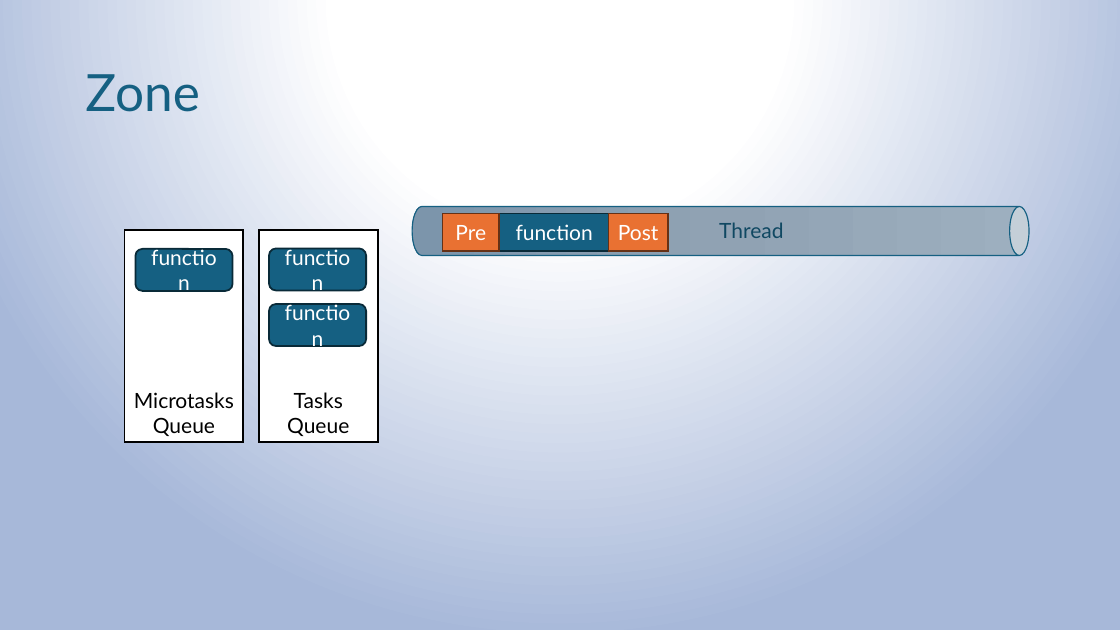
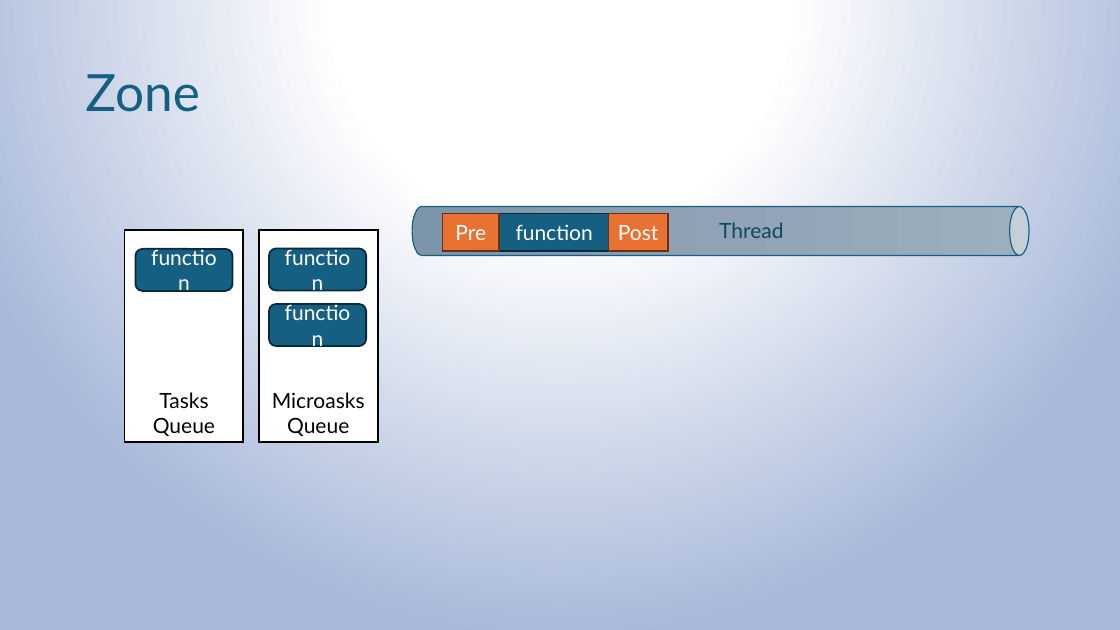
Before and after one commit to kobi-hari-udemy/angular-signals, a slide deck: slide 3 of slides/change detection.pptx (slide 2 before the commit). Drawn at 1120x630 pixels with LibreOffice and Linux fonts; fonts in the diff are those of the drawing. Boxes give left, top, right and bottom in pixels: in the first picture for what was removed or moved away, otherwise in the second. Text is boxed around its words. In the diff, an @@ line names an element or a change of style, - is before the commit and + after.

```diff
--- a/slides/change detection.pptx
+++ b/slides/change detection.pptx
@@ text in rectangle at [153,392,215,436]: text changed @@
-Microtasks Queue
+Tasks Queue
@@ text in rectangle at [272,392,365,436]: text changed @@
-Tasks Queue
+Microasks Queue
```
Also in this commit, not shown: 2 other slides changed, 1 slide added, 1 other file.
